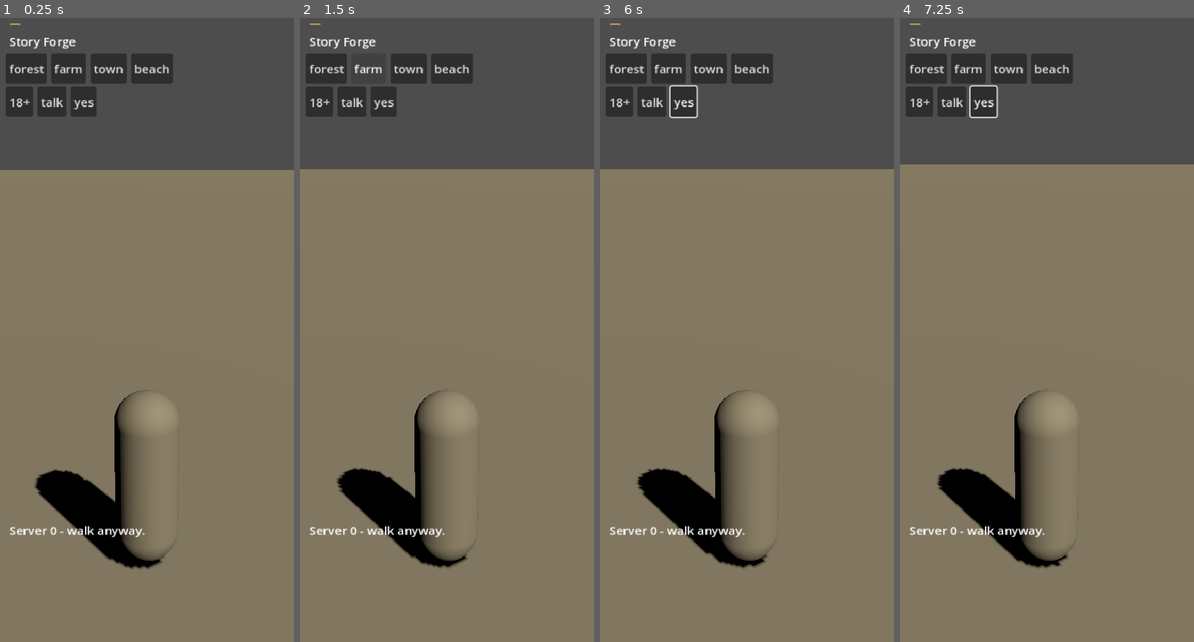
Above: before the commit, frames 1-4 (left to right).
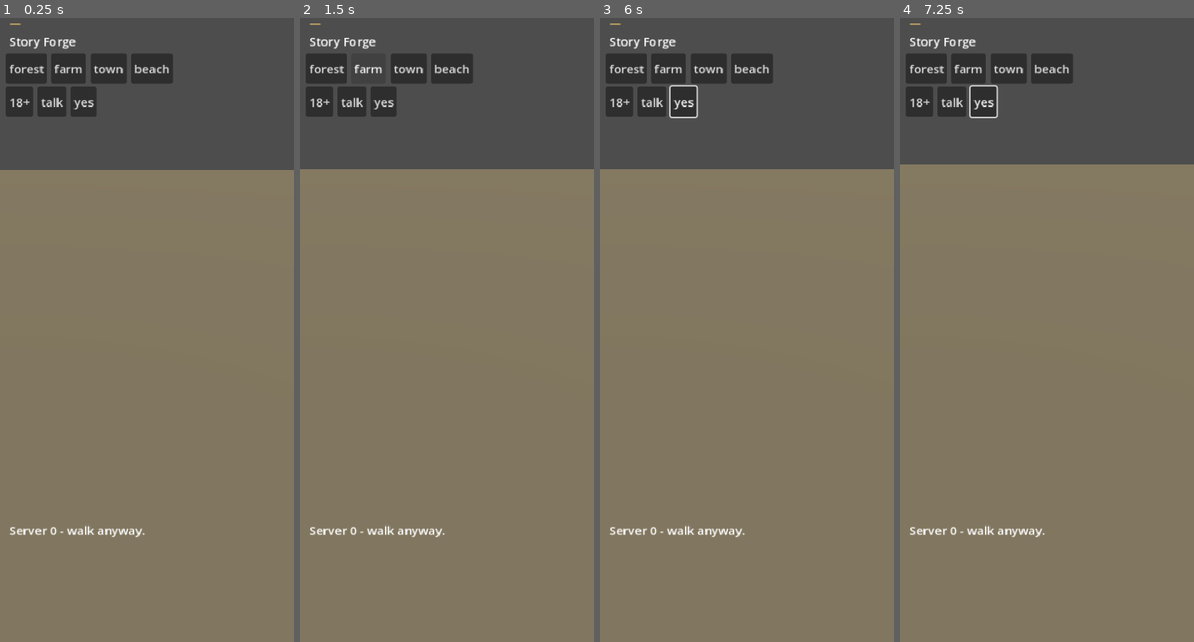
Above: after the commit, the same moments.

Repository: sk7hg824nn-ux/storyforge-xogot
Game: Godot game, scene res://scenes/main.tscn
Two runs of this game, one before a commit and one after it. Both use one fixed random seed, a clock stepped at 60 frames per second and the inputs below. This scene is started directly instead of the project's main scene.
Inputs (mouse positions are in pixels of both pictures, inside the frame that each line leads up to):
- Up to frame 1 (0.25 s): no input
- Up to frame 2 (1.5 s): click "forest" at 0.5 s; click "farm" at 1.25 s
- Up to frame 3 (6 s): click "town" at 2 s; click "beach" at 2.75 s; click "18+" at 3.5 s; click "talk" at 4.25 s; click "yes" at 5 s; tap Enter at 5.75 s; move the mouse to (811, 292) at 5.77 s; hold Right (ui_right) from 5.78 s (still down)
- Up to frame 4 (7.25 s): move the mouse to (988, 354) at 6.52 s; release Right (ui_right) at 6.53 s; hold Down (ui_down) from 6.53 s (still down)

The runs differ from the first frame. In frame 1, 4.3% of the frame differs, in the area x 11-59%, y 59-89%; in frame 2, 4.2%; in frame 3, 4.2%; in frame 4, 4.1%.

Commit message:
Replace folk capsules with named Sprite3D photo cards loaded from teacher sheets

Diff:
--- a/scripts/world.gd
+++ b/scripts/world.gd
@@ -1,5 +1,5 @@
 extends Node3D
-# xogot46-v5 full wire
+# Photo cards stand in 3D. Collision stays a hidden capsule. Mesh bodies need GLB later.
 
 var host = "https://storyforge-backend-5aj0.onrender.com"
 var dusk = false
@@ -7,6 +7,7 @@
 var pack = {}
 var places
 var folk
+var Teachers = load("res://scripts/teachers.gd")
 
 func api():
 	if dusk:
@@ -21,6 +22,9 @@
 	folk = Node3D.new()
 	folk.name = "Folk"
 	add_child(folk)
+	var pmesh = $Player.get_node_or_null("Mesh")
+	if pmesh:
+		pmesh.visible = false
 	$HTTPRequest.request_completed.connect(_on_http)
 	$HTTPRequest.request(api() + "/scene")
 
@@ -67,23 +71,47 @@
 			continue
 		if str(ch.get("id", "")) == "player":
 			continue
-		var cap = MeshInstance3D.new()
-		var mesh = CapsuleMesh.new()
-		mesh.radius = 0.22
-		mesh.height = 1.5
-		cap.mesh = mesh
-		var m = StandardMaterial3D.new()
-		if str(ch.get("gender", "")) == "female":
-			m.albedo_color = Color(0.82, 0.55, 0.62)
-		else:
-			m.albedo_color = Color(0.45, 0.52, 0.62)
-		cap.material_override = m
+		var name = str(ch.get("name", ch.get("id", "folk")))
+		var card = Node3D.new()
 		var a = float(n) * 1.15
-		cap.position = Vector3(sin(a) * 2.6, 0.85, 1.8 + cos(a) * 2.1)
-		folk.add_child(cap)
+		card.position = Vector3(sin(a) * 2.6, 0.0, 1.8 + cos(a) * 2.1)
+		var face = Sprite3D.new()
+		face.name = "Face"
+		face.pixel_size = 0.0032
+		face.billboard = 1
+		face.position = Vector3(0, 1.15, 0)
+		card.add_child(face)
+		var tag = Label3D.new()
+		tag.text = name
+		tag.font_size = 28
+		tag.position = Vector3(0, 2.05, 0)
+		tag.billboard = 1
+		tag.modulate = Color(0.95, 0.82, 0.55, 1)
+		card.add_child(tag)
+		var req = HTTPRequest.new()
+		req.name = "Pull"
+		card.add_child(req)
+		req.request_completed.connect(_on_face.bind(face))
+		var url = Teachers.url_for_name(name)
+		req.request(url)
+		folk.add_child(card)
 		n += 1
 		if n > 8:
 			break
+
+func _on_face(_result, code, _headers, body, face):
+	if int(code) != 200:
+		return
+	if face == null:
+		return
+	var img = Image.new()
+	var err = img.load_jpg_from_buffer(body)
+	if err != OK:
+		err = img.load_png_from_buffer(body)
+	if err != OK:
+		return
+	var tex = ImageTexture.create_from_image(img)
+	face.texture = tex
 
 func _physics_process(delta):
 	var wish = Vector2.ZERO
